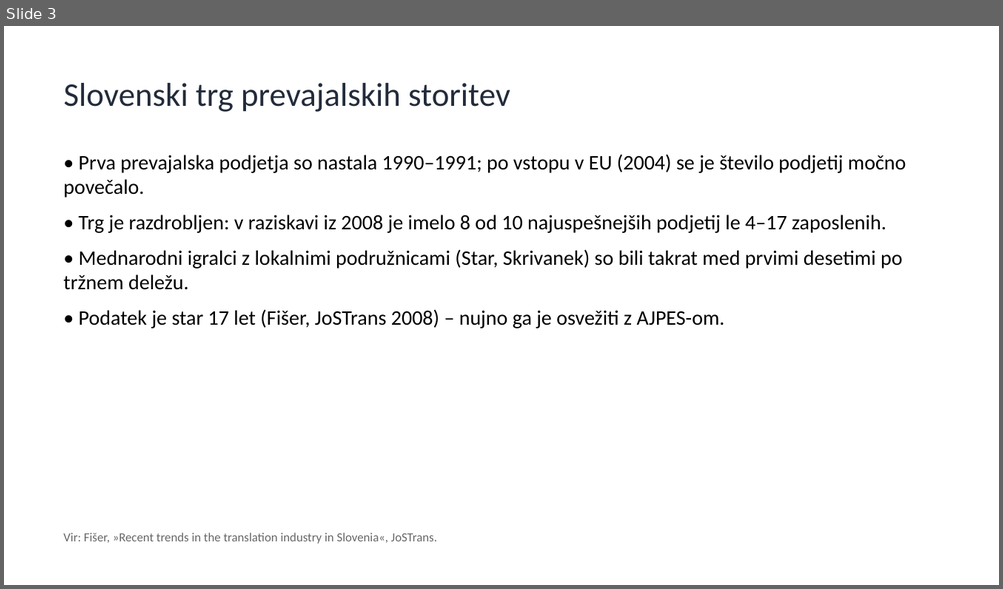
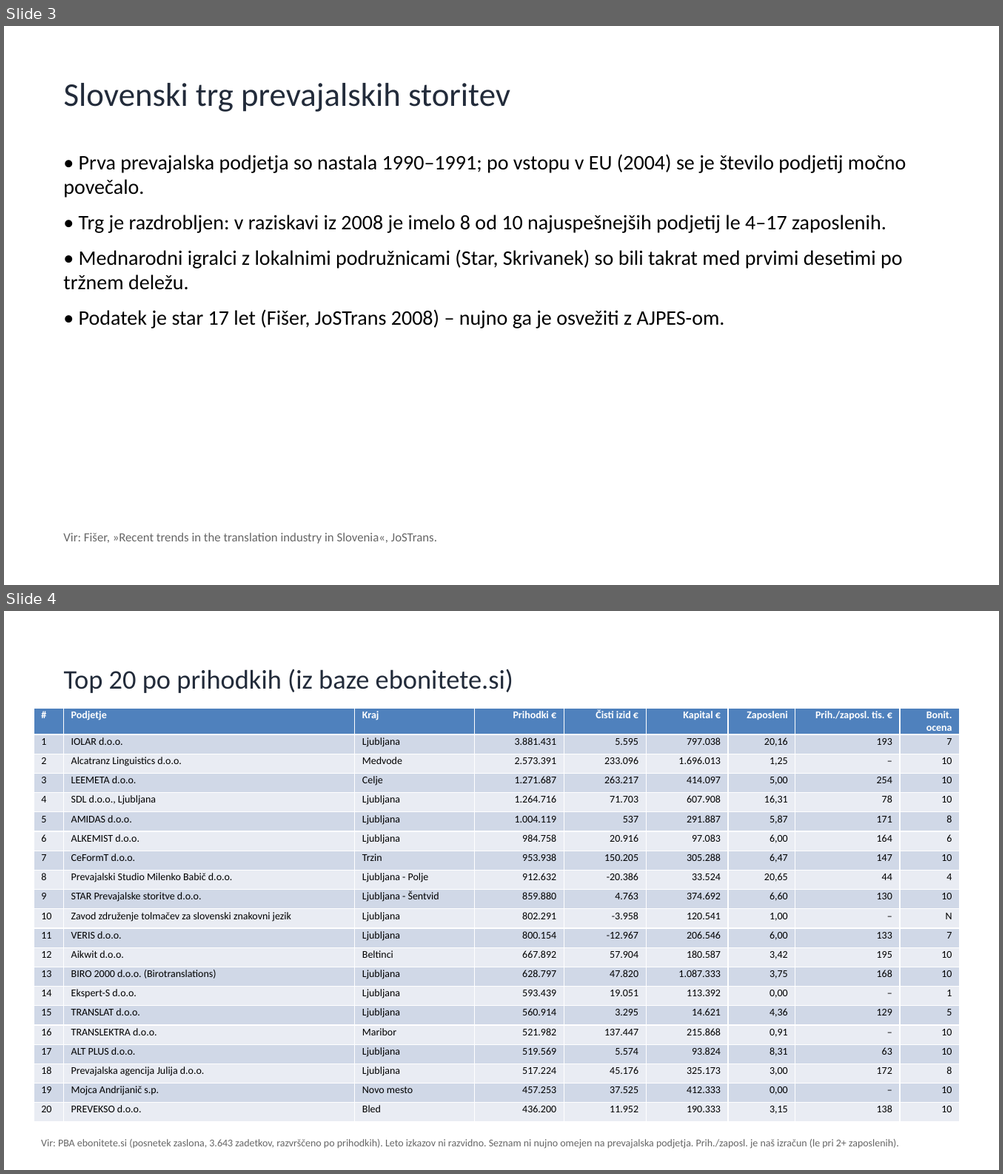
Before and after one commit to matjazambroz/github, a slide deck: analiza/analiza_konkurence_SI.pptx. Shown one above the other, each under a label of ours: slide 3 before the commit, slides 3 and 4 after it. The pictures are 1003x589 and 1003x1174 pixels, drawn with LibreOffice and Linux fonts; fonts in the diff are those of the drawing. Boxes give left, top, right and bottom in pixels: in the first picture for what was removed or moved away, otherwise in the second. Text is boxed around its words. In the diff, an @@ line names an element or a change of style, - is before the commit and + after.

```diff
--- a/analiza/analiza_konkurence_SI.pptx
+++ b/analiza/analiza_konkurence_SI.pptx
@@ slide 4 added at (4, 611, 999, 1170), background #FFFFFF @@
@@ title added at (64, 669, 513, 693), 26 pt, text #222B3A @@
+Top 20 po prihodkih (iz baze ebonitete.si)
@@ table added at (34, 708, 959, 1117), 21 rows, 9 columns @@
+# | Podjetje | Kraj | Prihodki € | Čisti izid € | Kapital € | Zaposleni | Prih./zaposl. tis. € | Bonit. ocena
+1 | IOLAR d.o.o. | Ljubljana | 3.881.431 | 5.595 | 797.038 | 20,16 | 193 | 7
+2 | Alcatranz Linguistics d.o.o. | Medvode | 2.573.391 | 233.096 | 1.696.013 | 1,25 | – | 10
+3 | LEEMETA d.o.o. | Celje | 1.271.687 | 263.217 | 414.097 | 5,00 | 254 | 10
+4 | SDL d.o.o., Ljubljana | Ljubljana | 1.264.716 | 71.703 | 607.908 | 16,31 | 78 | 10
+5 | AMIDAS d.o.o. | Ljubljana | 1.004.119 | 537 | 291.887 | 5,87 | 171 | 8
+6 | ALKEMIST d.o.o. | Ljubljana | 984.758 | 20.916 | 97.083 | 6,00 | 164 | 6
+7 | CeFormT d.o.o. | Trzin | 953.938 | 150.205 | 305.288 | 6,47 | 147 | 10
+8 | Prevajalski Studio Milenko Babič d.o.o. | Ljubljana - Polje | 912.632 | -20.386 | 33.524 | 20,65 | 44 | 4
+9 | STAR Prevajalske storitve d.o.o. | Ljubljana - Šentvid | 859.880 | 4.763 | 374.692 | 6,60 | 130 | 10
+10 | Zavod združenje tolmačev za slovenski znakovni jezik | Ljubljana | 802.291 | -3.958 | 120.541 | 1,00 | – | N
+11 | VERIS d.o.o. | Ljubljana | 800.154 | -12.967 | 206.546 | 6,00 | 133 | 7
+12 | Aikwit d.o.o. | Beltinci | 667.892 | 57.904 | 180.587 | 3,42 | 195 | 10
+13 | BIRO 2000 d.o.o. (Birotranslations) | Ljubljana | 628.797 | 47.820 | 1.087.333 | 3,75 | 168 | 10
+14 | Ekspert-S d.o.o. | Ljubljana | 593.439 | 19.051 | 113.392 | 0,00 | – | 1
+15 | TRANSLAT d.o.o. | Ljubljana | 560.914 | 3.295 | 14.621 | 4,36 | 129 | 5
+16 | TRANSLEKTRA d.o.o. | Maribor | 521.982 | 137.447 | 215.868 | 0,91 | – | 10
+17 | ALT PLUS d.o.o. | Ljubljana | 519.569 | 5.574 | 93.824 | 8,31 | 63 | 10
+18 | Prevajalska agencija Julija d.o.o. | Ljubljana | 517.224 | 45.176 | 325.173 | 3,00 | 172 | 8
+19 | Mojca Andrijanič s.p. | Novo mesto | 457.253 | 37.525 | 412.333 | 0,00 | – | 10
+20 | PREVEKSO d.o.o. | Bled | 436.200 | 11.952 | 190.333 | 3,15 | 138 | 10
@@ text added at (41, 1139, 899, 1149), 10 pt, text #666666 @@
+Vir: PBA ebonitete.si (posnetek zaslona, 3.643 zadetkov, razvrščeno po prihodkih). Leto izkazov ni razvidno. Seznam ni nujno omejen na prevajalska podjetja. Prih./zaposl. je naš izračun (le pri 2+ zaposlenih).
```
Also in this commit, not shown: 5 slides changed, 1 other slide added, 1 other file.
